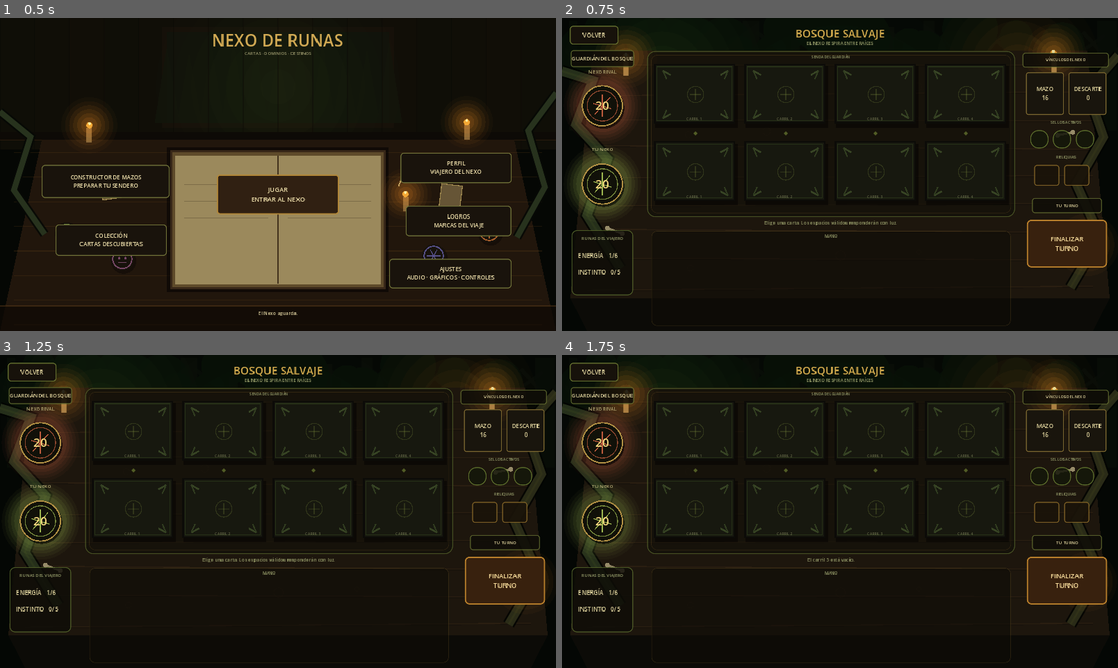
Above: before the commit, frames 1-4 (two rows, left to right).
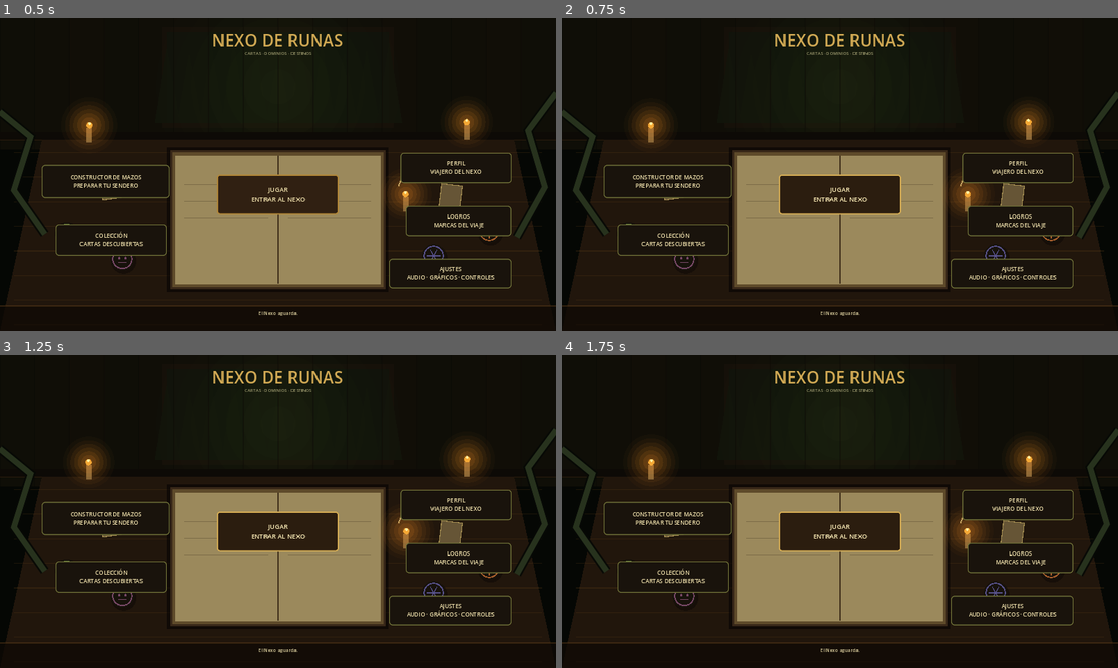
Above: after the commit, the same moments.

Repository: LoloscarPrr/Nexo-de-runas-v2
Game: Godot game, scene res://scenes/main.tscn
Two runs of this game, one before a commit and one after it. Both use one fixed random seed, a clock stepped at 60 frames per second and the inputs below.
Inputs (mouse positions are in pixels of both pictures, inside the frame that each line leads up to):
- Up to frame 1 (0.5 s): no input
- Up to frame 2 (0.75 s): click "JUGAR ENTRAR AL NEXO" at 0.5 s
- Up to frame 3 (1.25 s): no input
- Up to frame 4 (1.75 s): click (840, 530) at 1.25 s, where only the run after the commit has a clickable "JUGAR ENTRAR AL NEXO"

Frame 1 is identical in both runs. In frame 2, 30% of the frame differs, in the area x 0-100%, y 2-98%; in frame 3, 30%; in frame 4, 30%.
Error before the commit: Out of bounds get index '4' (on base: 'Array') (res://scripts/ui/canonical_battle_view.gd:253)
Error after the commit: Parse Error: Cannot infer the type of "enemy_valid" variable because the value doesn't have a set type. (res://scripts/presentation/battle/vertical_battle_view…

Commit message:
Route battles to vertical Presentation

Diff:
--- a/scripts/main.gd
+++ b/scripts/main.gd
@@ -4,7 +4,7 @@
 ## La campaña legado sigue cargada para conservar saves, pero deja de dominar la UI.
 
 const CampaignViewScript = preload("res://scripts/ui/mockup_campaign_view.gd")
-const CanonicalBattleViewScript = preload("res://scripts/ui/canonical_battle_view_polished.gd")
+const CanonicalBattleViewScript = preload("res://scripts/presentation/battle/vertical_battle_view.gd")
 const MenuBackdropScript = preload("res://scripts/ui/canonical_main_menu_backdrop.gd")
 
 const INK := Color("eadca8")
@@ -17,7 +17,7 @@
 
 var menu_screen: Control
 var campaign_screen
-var battle_screen: CanonicalBattleView
+var battle_screen: Control
 var menu_status: Label
 
 func _ready() -> void:
@@ -94,10 +94,12 @@
 	_place_in(menu_screen, menu_status, Rect2(vw * 0.32, vh - 58, vw * 0.36, 34))
 
 func _start_canonical_battle() -> void:
+	DisplayServer.screen_set_orientation(DisplayServer.SCREEN_PORTRAIT)
 	battle_screen.start_battle()
 	_show(battle_screen)
 
 func _return_to_menu() -> void:
+	DisplayServer.screen_set_orientation(DisplayServer.SCREEN_LANDSCAPE)
 	_show(menu_screen)
 	_notice("El Nexo aguarda.")
 
